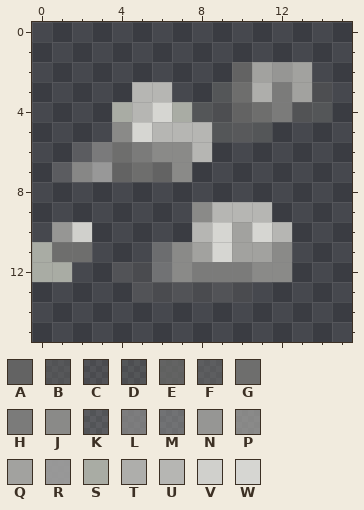
Two versions of one pixel-art sprite, public/img/stone-deposit.png. The picture above is the old version.
The file is 16x16 pixels. Colours within 5 levels of each other are drawn and written as one.
Palette (. is transparent): A #636363  B #63636395  C #6a6a6a54  D #6c6c6961  E #6c6c6ac2  F #6b6b6b9d  G #6e6e6d  H #7b7b7a  J #8a8a88  K #8b8b884d  L #8e8e8dc2  M #9595948c  N #969694  P #9f9f9bc2  Q #a2a29f  R #a3a3a2e1  S #a9aca4  T #aeaeab  U #b6b6b3  V #d0d0cc  W #d6d6d2
Now the later version:
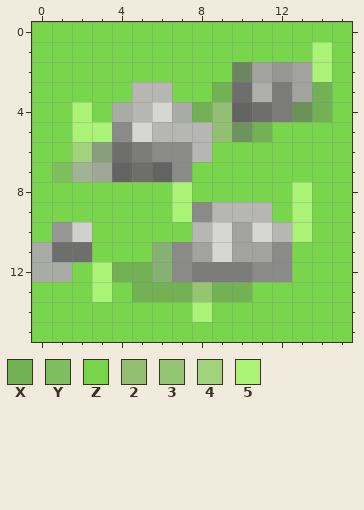
Colours new in this view: X #73b155  Y #7dbe5e  Z #78d54c  2 #92bf71  3 #94c572  4 #a0d37b  5 #aaf376
The author wrote: Added coal and stone particle
What changed:
@@ palette @@
-B #63636395
+B #6b9259
-E #6c6c6ac2
+E #6e8562
-F #6b6b6b9d
+F #6f935f
-L #8e8e8dc2
+L #889e7d
-M #9595948c
+M #87b173
-P #9f9f9bc2
+P #a1b392
-R #a3a3a2e1
+R #9da897
@@ x 0..15 @@
- 0 ................
- 1 ................
- 2 ..........EQNQ..
- 3 .....UU..DGTHQD.
- 4 ....SUWSDDAGHBD.
- 5 ....JWUUUDFD....
- 6 ..KLGHJJU.......
- 7 .KPRAGAJ........
- 8 ................
- 9 ........JUUU....
-10 .NV.....UWQWU...
-11 SGG...MJQWQQJ...
-12 SS..CCMJHHHJJ...
-13 .....CCCCCC.....
-14 ................
-15 ................
+ 0 ZZZZZZZZZZZZZZZZ
+ 1 ZZZZZZZZZZZZZZ5Z
+ 2 ZZZZZZZZZZEQNQ5Z
+ 3 ZZZZZUUZZXGTHQXZ
+ 4 ZZ5ZSUWSX2AGHBXZ
+ 5 ZZ55JWUUU2FXZZZZ
+ 6 ZZ4LGHJJUZZZZZZZ
+ 7 ZYPRAGAJZZZZZZZZ
+ 8 ZZZZZZZ5ZZZZZ5ZZ
+ 9 ZZZZZZZ5JUUUZ5ZZ
+10 ZNVZZZZZUWQWU5ZZ
+11 SGGZZZMJQWQQJZZZ
+12 SSZ5XXMJHHHJJZZZ
+13 ZZZ5ZXXX3XXZZZZZ
+14 ZZZZZZZZ5ZZZZZZZ
+15 ZZZZZZZZZZZZZZZZ
Boxes around the changes in both pictures, in picture pixels (x1, y1, x2, y2):
changed: (32, 22, 352, 342)
